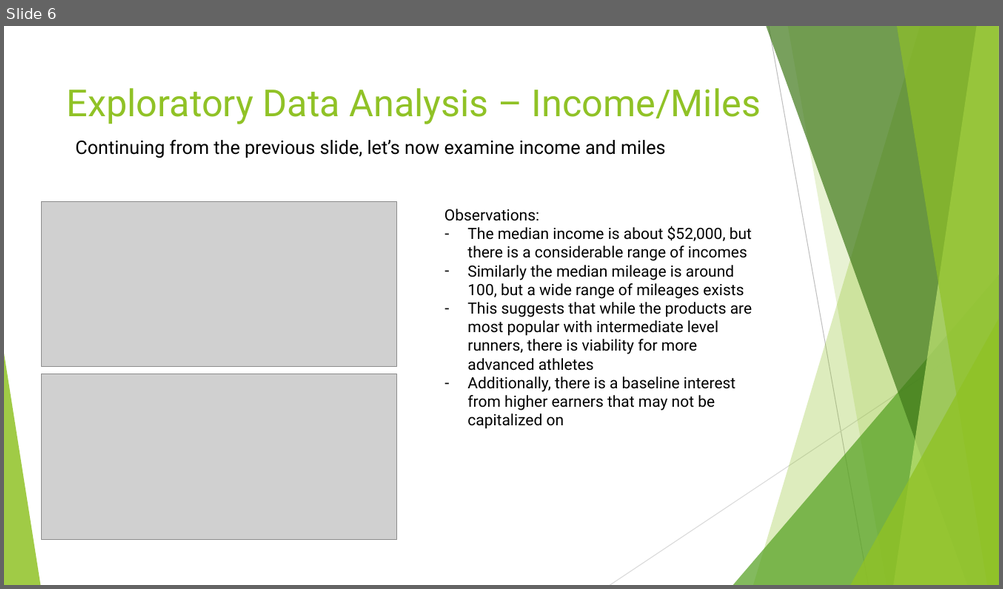
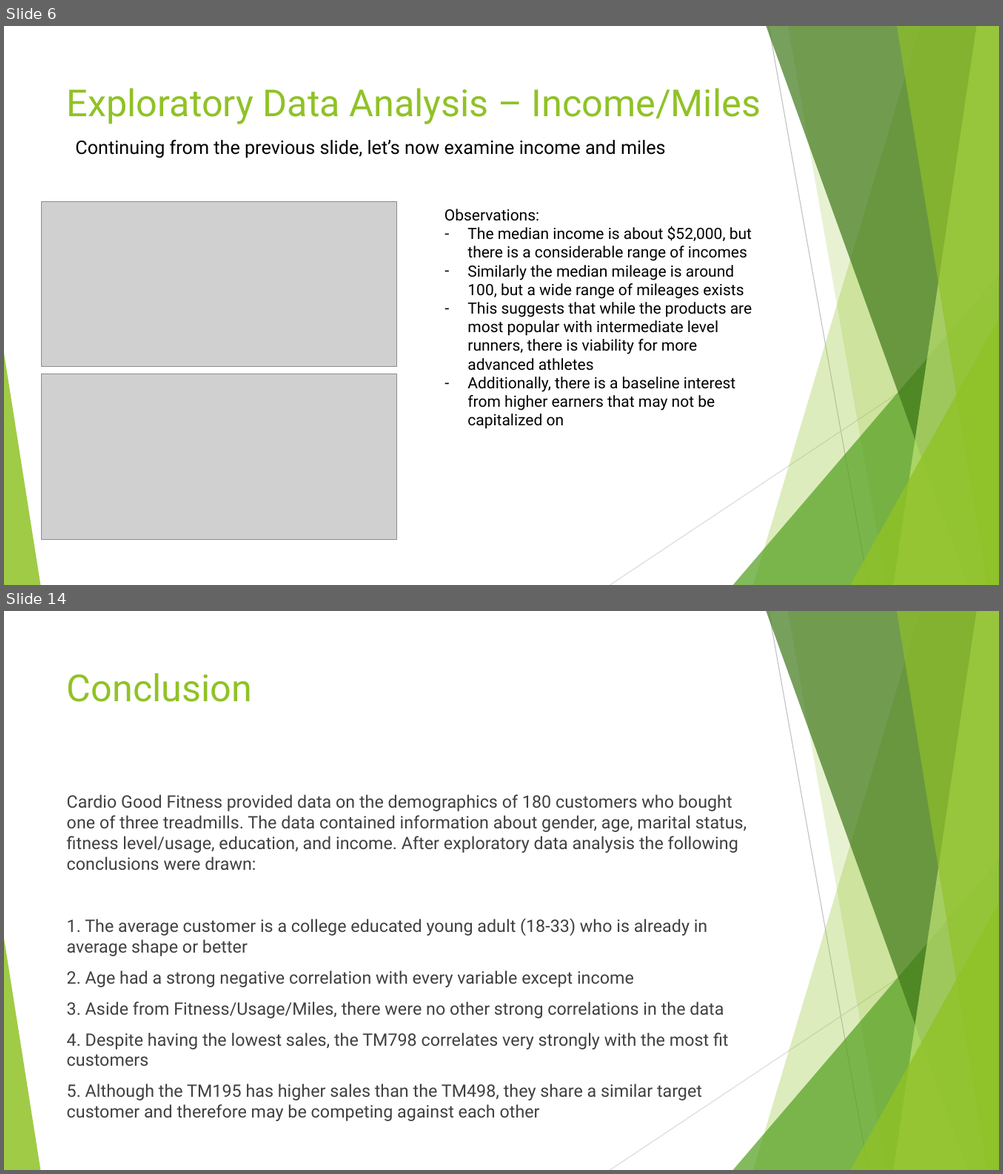
Before and after one commit to hanesi/DSBA-Cert-Course, a slide deck: Module 1/Project/CardioGoodFitnessProject.pptx. Shown one above the other, each under a label of ours: slide 6 before the commit, slides 6 and 14 after it; the slides between them are not shown. The pictures are 1003x589 and 1003x1174 pixels, drawn with LibreOffice and Linux fonts; fonts in the diff are those of the drawing; grey boxes stand for pictures. Boxes give left, top, right and bottom in pixels: in the first picture for what was removed or moved away, otherwise in the second. Text is boxed around its words. In the diff, an @@ line names an element or a change of style, - is before the commit and + after.

```diff
--- a/Module 1/Project/CardioGoodFitnessProject.pptx
+++ b/Module 1/Project/CardioGoodFitnessProject.pptx
@@ slide 14 added at (4, 611, 999, 1170), background #FFFFFF; not listed: 10 template elements that a slide beside it also shows @@
@@ title added at (67, 673, 252, 702), 36 pt, text #90C226 @@
+Conclusion
@@ text added at (67, 795, 746, 1101), 16.6 pt, text #404040 @@
+Cardio Good Fitness provided data on the demographics of 180 customers who bought one of three treadmills. The data contained information about gender, age, marital status, fitness level/usage, education, and income. After exploratory data analysis the following conclusions were drawn:
+1. The average customer is a college educated young adult (18-33) who is already in average shape or better
+2. Age had a strong negative correlation with every variable except income
+3. Aside from Fitness/Usage/Miles, there were no other strong correlations in the data
+4. Despite having the lowest sales, the TM798 correlates very strongly with the most fit customers
+5. Although the TM195 has higher sales than the TM498, they share a similar target customer and therefore may be competing against each other
```
Also in this commit, not shown: 1 slide changed, 7 other slides added.
